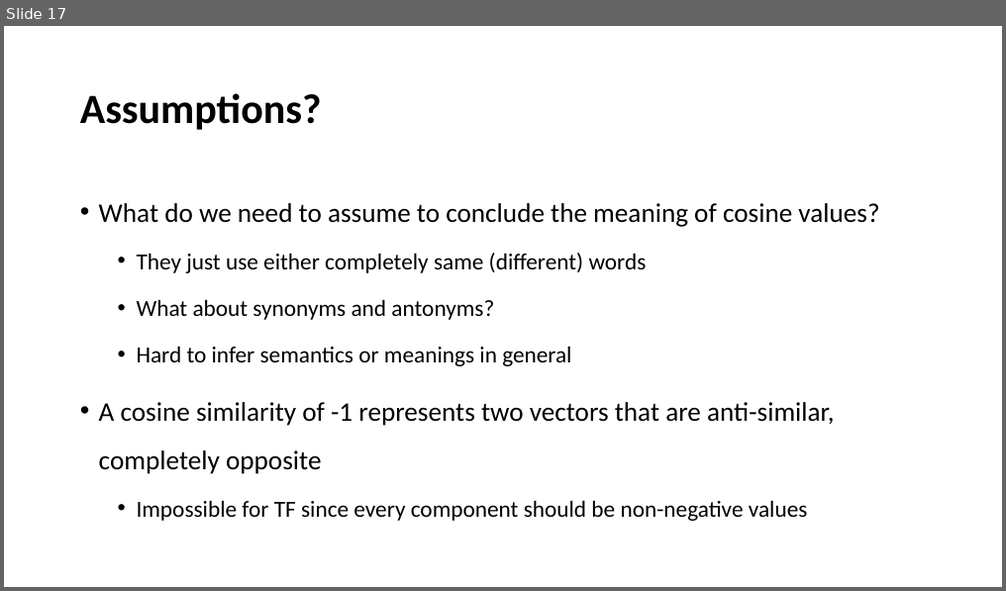
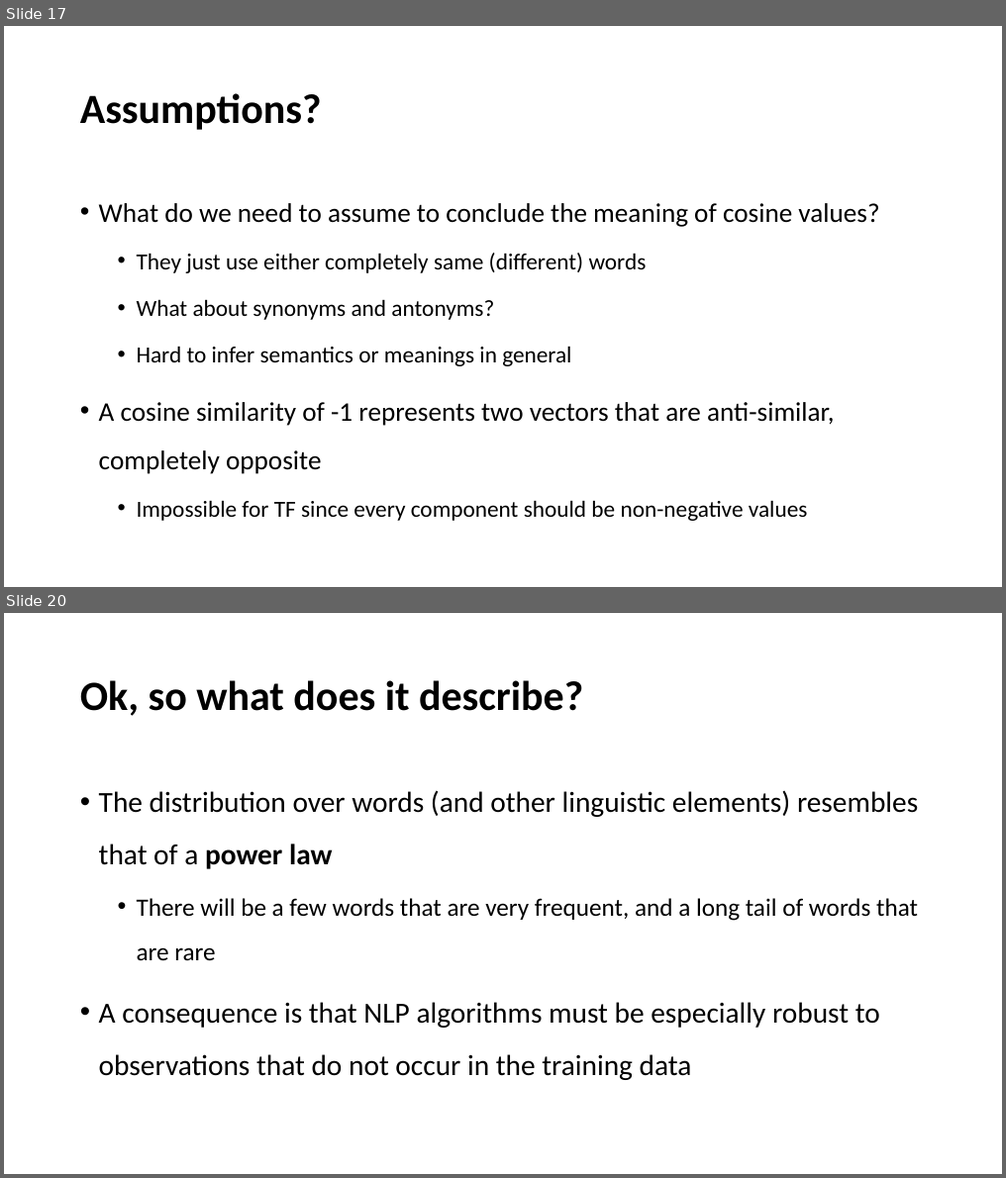
Before and after one commit to YeabinMoonEcon/BUS211, a slide deck: BUS243_NLP/lecture_notes/Lecture3.pptx. Shown one above the other, each under a label of ours: slide 17 before the commit, slides 17 and 20 after it; the slides between them are not shown. The pictures are 1006x591 and 1006x1178 pixels, drawn with LibreOffice and Linux fonts; fonts in the diff are those of the drawing. Boxes give left, top, right and bottom in pixels: in the first picture for what was removed or moved away, otherwise in the second. Text is boxed around its words. In the diff, an @@ line names an element or a change of style, - is before the commit and + after.

```diff
--- a/BUS243_NLP/lecture_notes/Lecture3.pptx
+++ b/BUS243_NLP/lecture_notes/Lecture3.pptx
@@ slide 20 added at (4, 613, 1002, 1174), background #FFFFFF @@
@@ title added at (80, 680, 583, 716), 40 pt, text #000000, bold @@
+Ok, so what does it describe?
@@ text added at (99, 790, 918, 1080), 28 pt, text #000000 @@
+• The distribution over words (and other linguistic elements) resembles that of a power law
+  • There will be a few words that are very frequent, and a long tail of words that are rare
+• A consequence is that NLP algorithms must be especially robust to observations that do not occur in the training data
```
Also in this commit, not shown: 1 slide changed, 13 other slides added, 4 other files.
